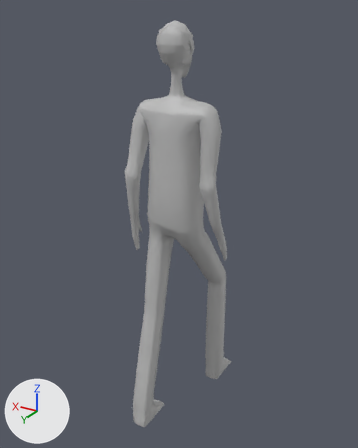
One commit to the FBX model Assets/Animation/Walk_A.fbx: the scene before it, then after it.
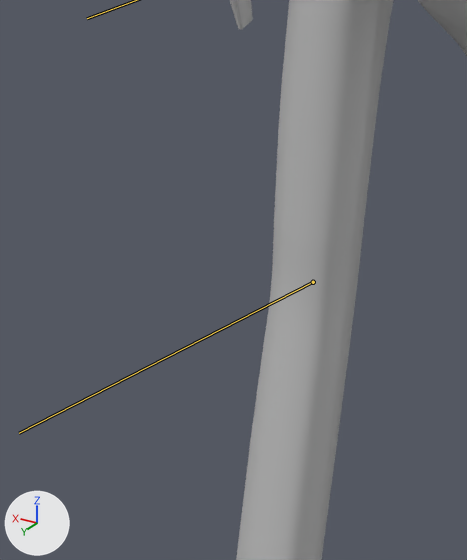
Old and new are each drawn whole from a 50 mm camera at (-0.0644, 0.1056, 0.1168) aimed at (0.0024, -0.0058, 0.0611) and again close up on the part from 22% to 53% of the width and 54% to 84% of the height. The axes (+X, +Y, +Z) are drawn at lower left. The lights are the same throughout. Both versions are drawn at frame 1 of the action 'Take 001'; the numbers are the values there. The bones that change are drawn over the model as lines in the close-ups.

The first close-up shows 'charater'.
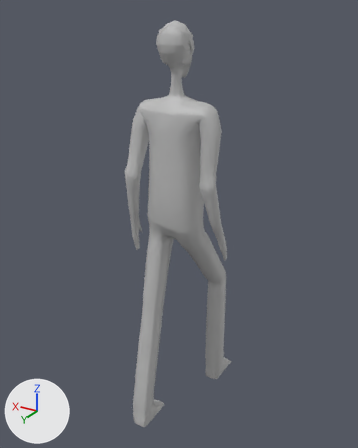
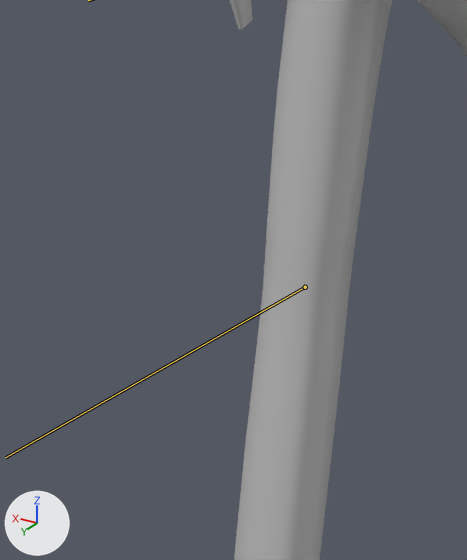
Pixel boxes (x1, y1, x2, y2) of what changed, in the close-ups (467 x 560 px):
'charater', posed
    both: (230, 0, 467, 560)
bone 'QuickRigCharacter_LeftLeg', root to tip
    before: (313, 282) to (19, 433)
    after: (305, 287) to (5, 457)

Diff of the bpy script that builds the scene:
```diff
--- a/Assets/Animation/Walk_A.fbx.py
+++ b/Assets/Animation/Walk_A.fbx.py
@@ bone_quickrigcharacter_leftupleg @@
 bone_quickrigcharacter_leftupleg = bpy.data.objects['Armature'].pose.bones['QuickRigCharacter_LeftUpLeg']  # child of 'QuickRigCharacter_Hips'
-bone_quickrigcharacter_leftupleg.rotation_quaternion = (0.997, 0.0, 0.0, 0.081)  # degrees (0, 0, 9)
+bone_quickrigcharacter_leftupleg.rotation_quaternion = (0.995, 0.0, 0.0, 0.101)  # degrees (0, 0, 12)
@@ bone_quickrigcharacter_leftleg @@
 bone_quickrigcharacter_leftleg = bpy.data.objects['Armature'].pose.bones['QuickRigCharacter_LeftLeg']  # child of 'QuickRigCharacter_LeftUpLeg'
-bone_quickrigcharacter_leftleg.rotation_quaternion = (1.0, 0.0, 0.0, 0.031)  # degrees (0, 0, 4)
+bone_quickrigcharacter_leftleg.rotation_quaternion = (1.0, 0.0, 0.0, -0.006)  # degrees (0, 0, -1)
```
